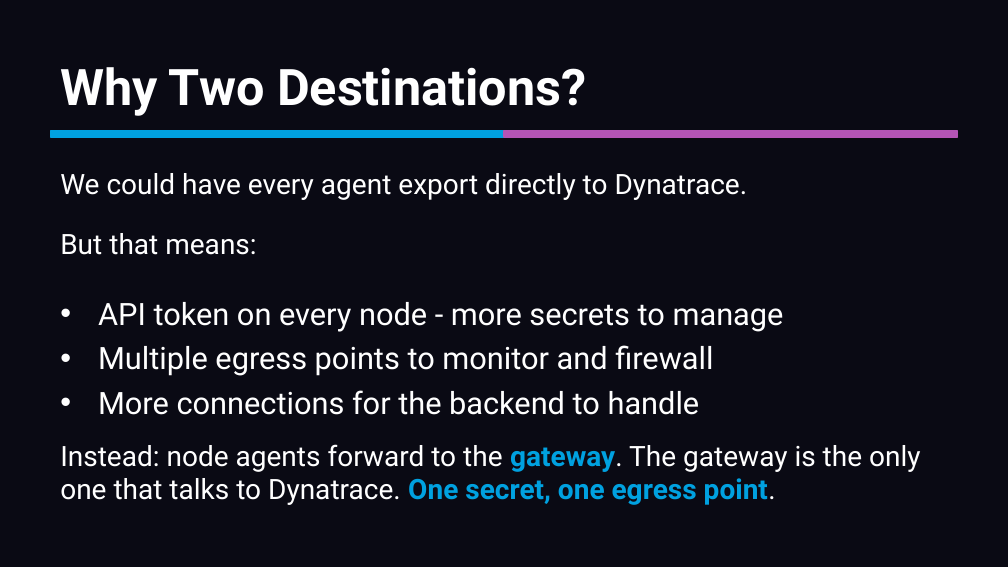
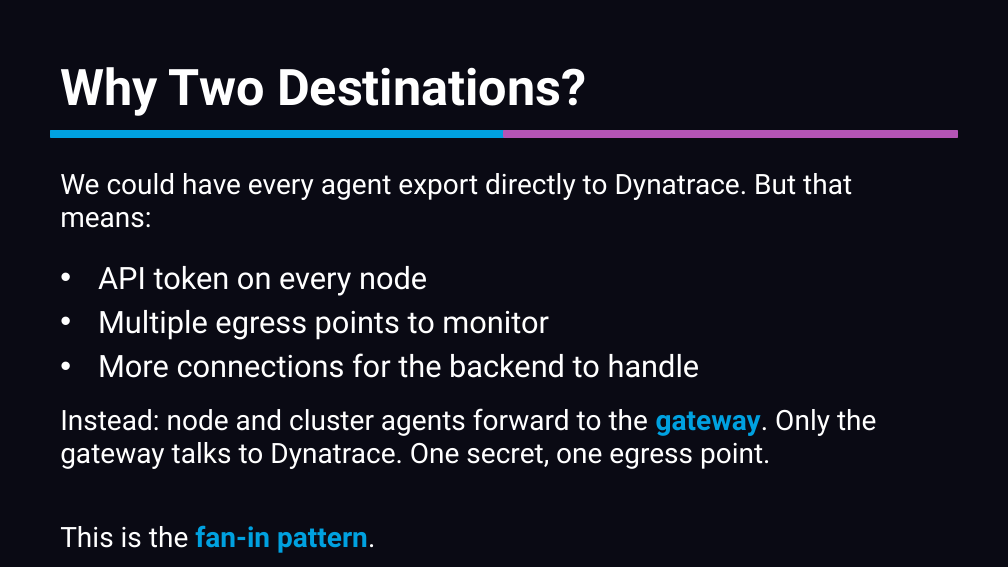
Before and after one commit to mreider/astroshop-bindplane-labs, a slide deck: slide 15 of docs/bindplane-primer/bindplane-primer.pptx (slide 13 before the commit). Drawn at 1008x567 pixels with LibreOffice and Linux fonts; fonts in the diff are those of the drawing. Boxes give left, top, right and bottom in pixels: in the first picture for what was removed or moved away, otherwise in the second. Text is boxed around its words. In the diff, an @@ line names an element or a change of style, - is before the commit and + after.

```diff
--- a/docs/bindplane-primer/bindplane-primer.pptx
+++ b/docs/bindplane-primer/bindplane-primer.pptx
@@ text at box(60, 173, 852, 228): text changed @@
-We could have every agent export directly to Dynatrace.
+We could have every agent export directly to Dynatrace. But that means:
@@ text removed at box(60, 233, 256, 255) @@
-But that means:
@@ text "API token on every node": place and size @@
-text "API token on every node" at box(98, 302, 784, 415)
+text "API token on every node" at box(98, 266, 700, 378)
@@ text at box(98, 266, 549, 340): text changed @@
-• API token on every node - more secrets to manage
-• Multiple egress points to monitor and firewall
+• API token on every node
+• Multiple egress points to monitor
@@ text at box(60, 408, 876, 469): text changed @@
-Instead: node agents forward to the gateway. The gateway is the only one that talks to Dynatrace. One secret, one egress point.
+Instead: node and cluster agents forward to the gateway. Only the gateway talks to Dynatrace. One secret, one egress point.
@@ text added at box(60, 525, 375, 553), 20 pt, text #00A1E0, bold @@
+This is the fan-in pattern.
```
Also in this commit, not shown: 27 other slides changed, 27 slides added, 13 slides removed, 1 other file.
